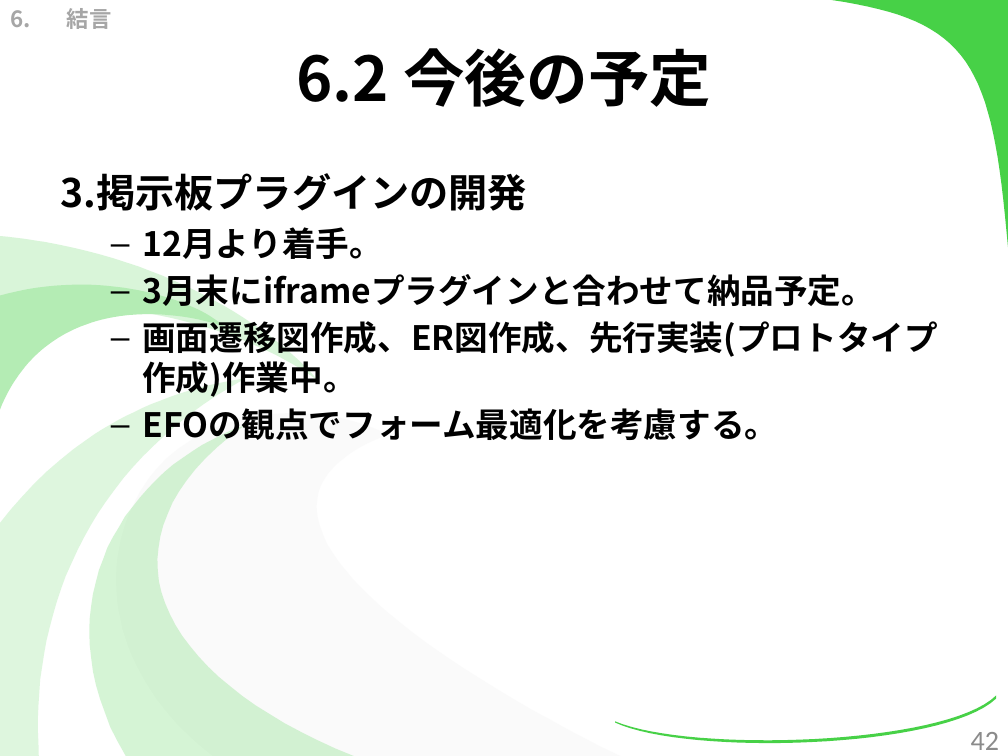
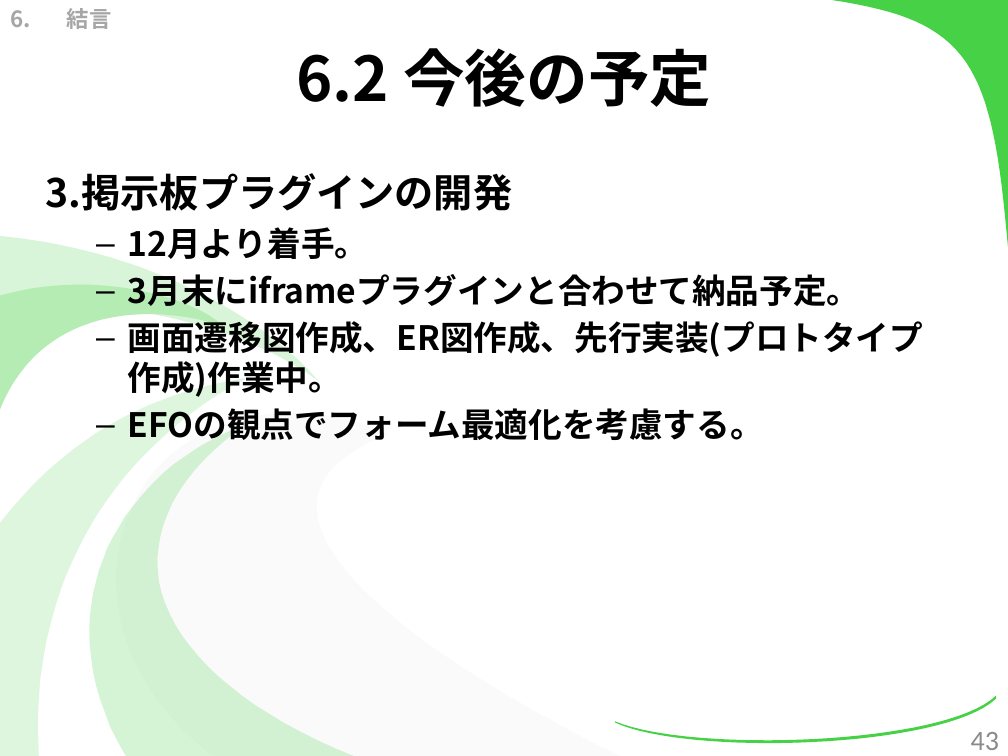
Before and after one commit to kotaro0717/Report-Management, a slide deck: slide 43 of 1.中間報告/3.発表資料/report_hokada.pptx (slide 42 before the commit). Drawn at 1008x756 pixels with LibreOffice and Linux fonts; fonts in the diff are those of the drawing. Boxes give left, top, right and bottom in pixels: in the first picture for what was removed or moved away, otherwise in the second. Text is boxed around its words. In the diff, an @@ line names an element or a change of style, - is before the commit and + after.

```diff
--- a/1.中間報告/3.発表資料/report_hokada.pptx
+++ b/1.中間報告/3.発表資料/report_hokada.pptx
@@ text "3.掲示板プラグインの開発": place and size @@
-text "3.掲示板プラグインの開発" at [60, 173, 937, 446]
+text "3.掲示板プラグインの開発" at [46, 173, 923, 446]
@@ page number at [971, 732, 999, 750]: text changed @@
-42
+43
```
Also in this commit, not shown: 23 other slides changed, 3 slides added.
